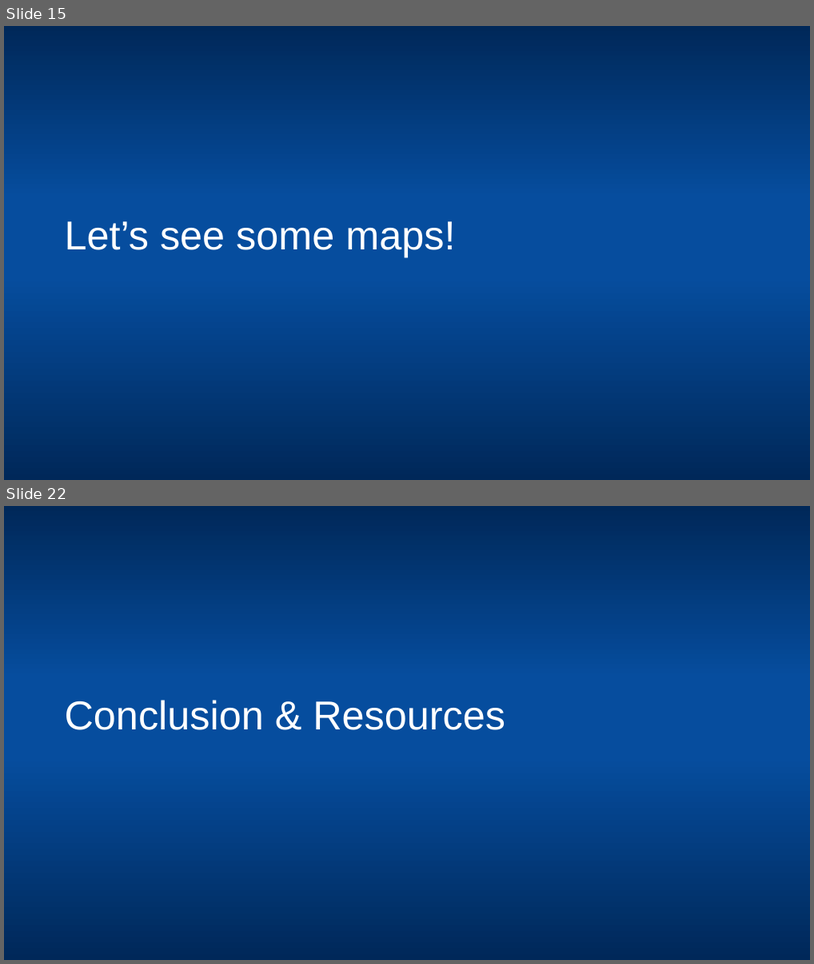
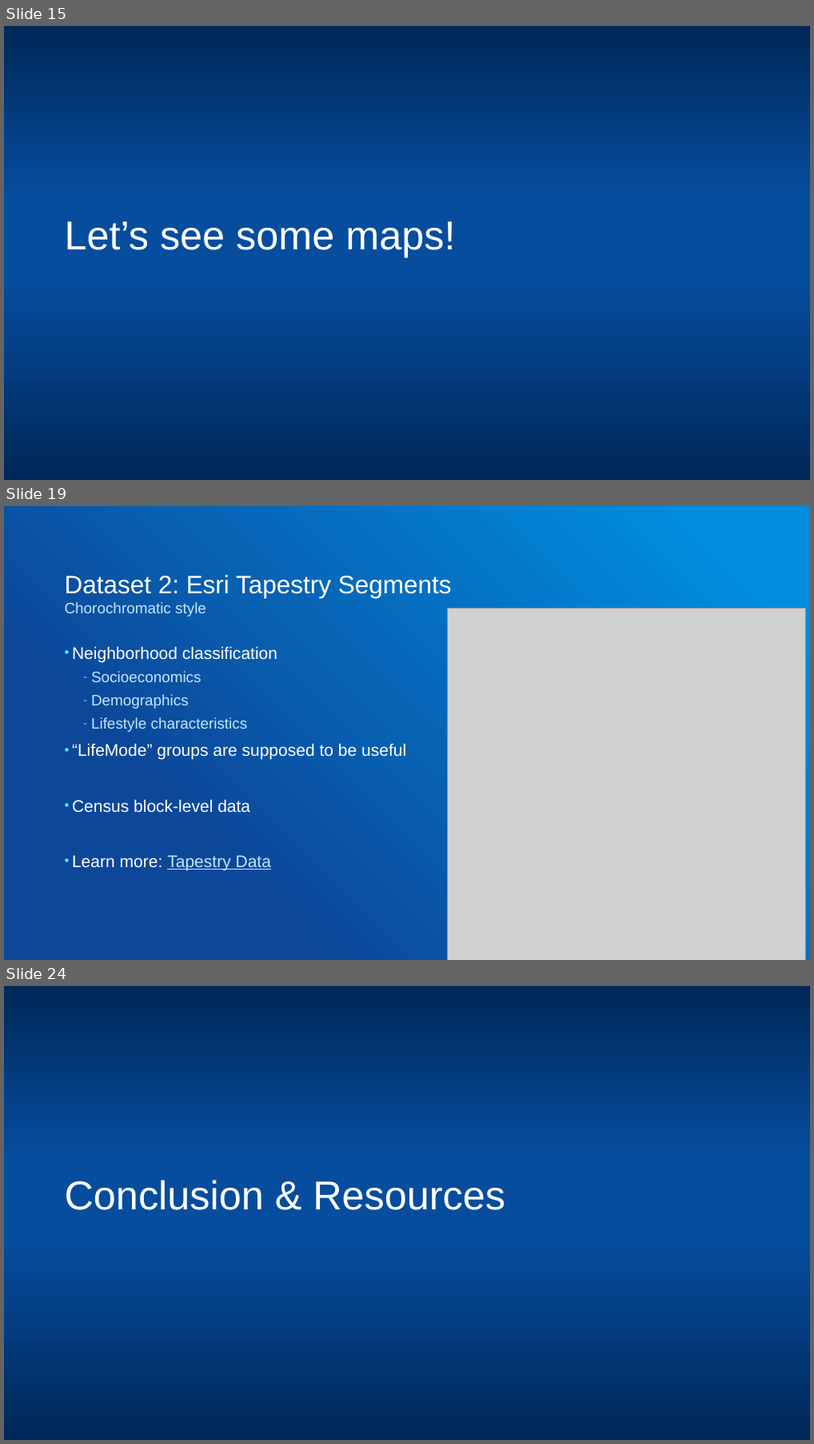
Before and after one commit to gowin20/foss4g-2026-maplibregl-data-visualization, a slide deck: foss4g-maplibre-data-visualization.pptx. Shown one above the other, each under a label of ours: slides 15 and 22 before the commit, slides 15, 19 and 24 after it; the slides between them are not shown. The pictures are 814x964 and 814x1444 pixels, drawn with LibreOffice and Linux fonts; fonts in the diff are those of the drawing; grey boxes stand for pictures. Boxes give left, top, right and bottom in pixels: in the first picture for what was removed or moved away, otherwise in the second. Text is boxed around its words. In the diff, an @@ line names an element or a change of style, - is before the commit and + after.

```diff
--- a/foss4g-maplibre-data-visualization.pptx
+++ b/foss4g-maplibre-data-visualization.pptx
@@ slide 19 added at [4, 506, 810, 960], background gradient #008DDE to #0C4799 @@
@@ title added at [65, 575, 452, 598], 30 pt, text #FFFFFF @@
+Dataset 2: Esri Tapestry Segments
@@ text added at [65, 602, 206, 616], 18 pt, text #C0E8FF @@
+Chorochromatic style
@@ picture added at [447, 608, 806, 960] @@
@@ text added at [72, 646, 406, 870], 20 pt, text #FFFFFF @@
+• Neighborhood classification
+  – Socioeconomics
+  – Demographics
+  – Lifestyle characteristics
+• “LifeMode” groups are supposed to be useful
+• Census block-level data
+• Learn more: Tapestry Data
@@ what was slide 22 is now slide 24 @@
```
Also in this commit, not shown: 12 slides changed, 4 other slides added, 4 slides removed, 10 other files.
